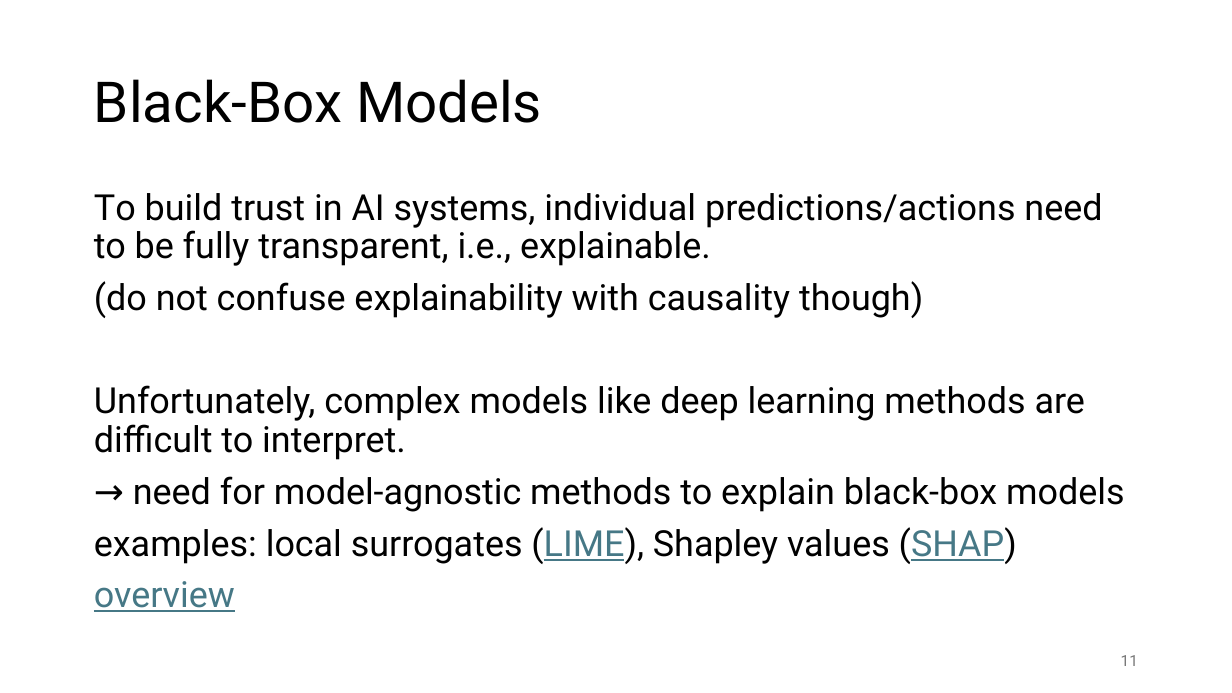
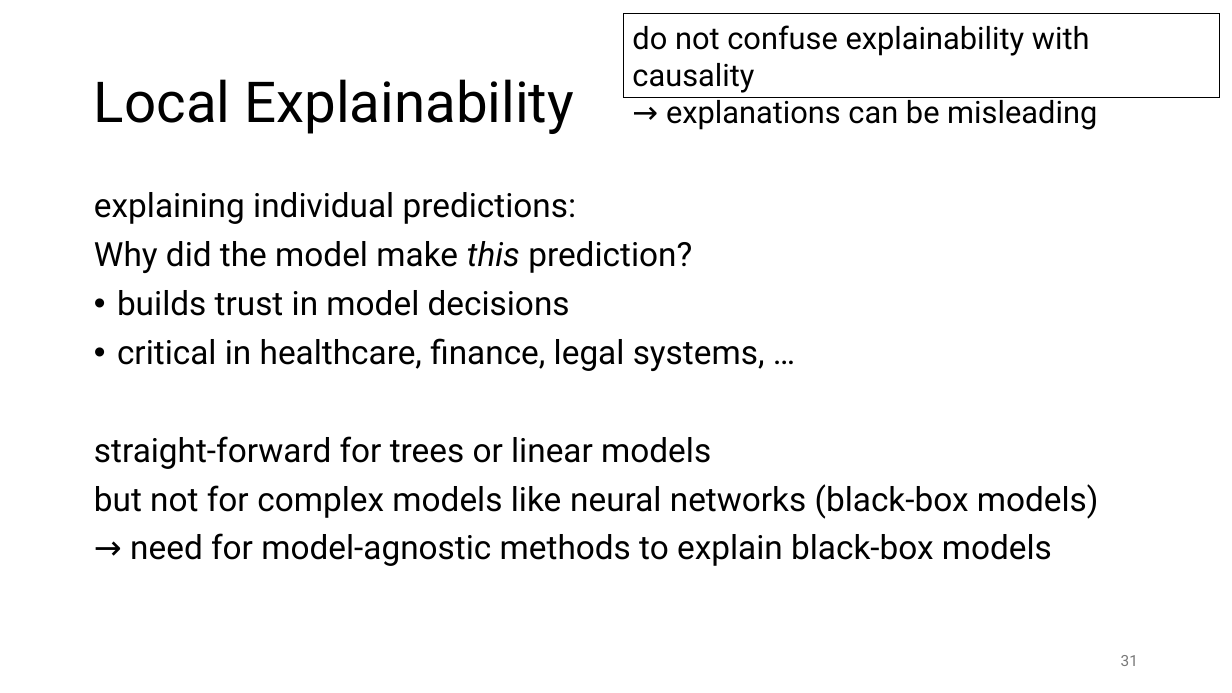
Before and after one commit to FelixWick/data_science, a slide deck: slide 31 of slides/7_model_evaluation.pptx (slide 11 before the commit). Drawn at 1232x693 pixels with LibreOffice and Linux fonts; fonts in the diff are those of the drawing. Boxes give left, top, right and bottom in pixels: in the first picture for what was removed or moved away, otherwise in the second. Text is boxed around its words. In the diff, an @@ line names an element or a change of style, - is before the commit and + after.

Commit message:
model evaluation slides

```diff
--- a/slides/7_model_evaluation.pptx
+++ b/slides/7_model_evaluation.pptx
@@ rectangle added at (624,14,1220,98), outline #000000 0.75 pt, 24 pt, text #000000 @@
+do not confuse explainability with causality
+→ explanations can be misleading
@@ title at (94,79,574,134): text changed @@
-Black-Box Models
+Local Explainability
@@ text at (94,192,1099,519): text changed; size 28 to 26 pt @@
-To build trust in AI systems, individual predictions/actions need to be fully transparent, i.e., explainable.
-(do not confuse explainability with causality though)
-Unfortunately, complex models like deep learning methods are difficult to interpret.
+explaining individual predictions:
+Why did the model make this prediction?
+• builds trust in model decisions
+• critical in healthcare, finance, legal systems, …
+straight-forward for trees or linear models
+but not for complex models like neural networks (black-box models)
@@ text at (94,527,1017,612): paragraphs removed @@
-examples: local surrogates (LIME), Shapley values (SHAP)
-overview
@@ text at (211,533,1052,566): size 28 to 26 pt in "→ need for model-agnostic methods to explain ..." @@
@@ page number at (1121,655,1138,666): text changed @@
-11
+31
```
Also in this commit, not shown: 6 other slides changed, 24 slides added, 7 slides removed, 2 other files.
